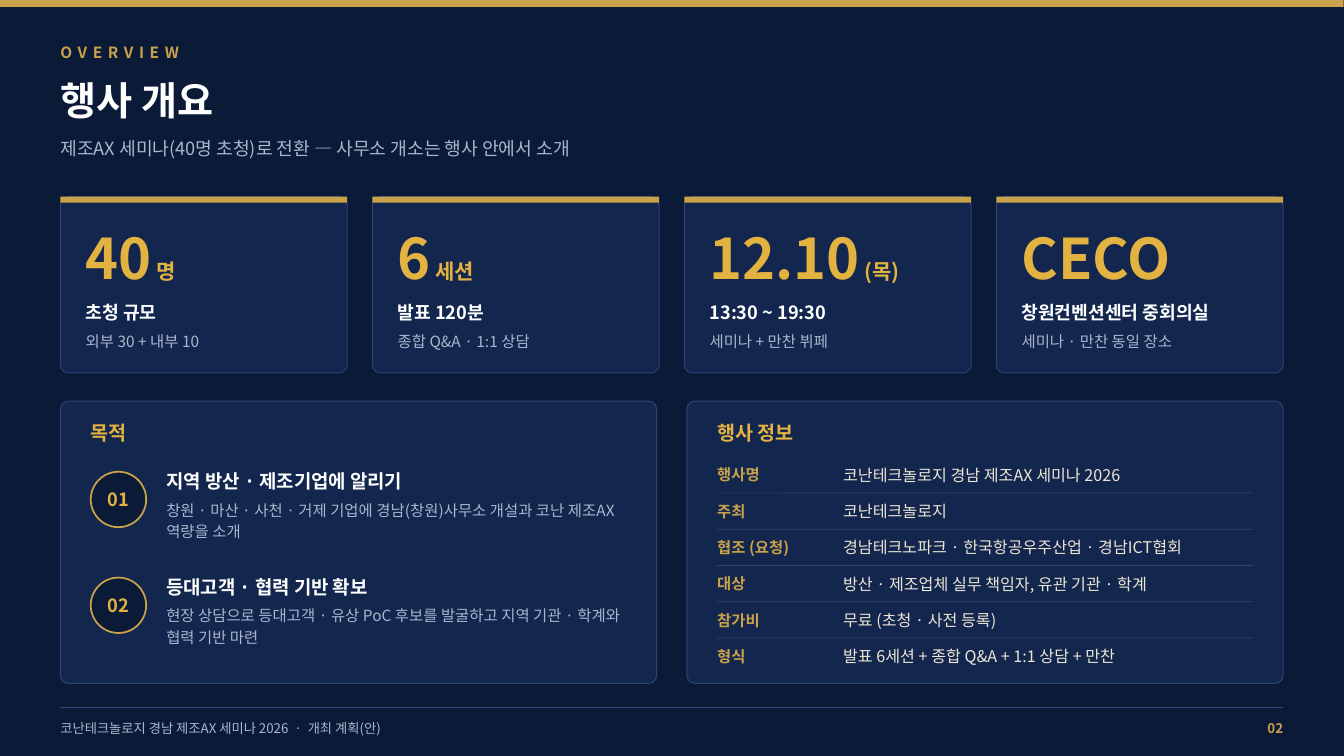
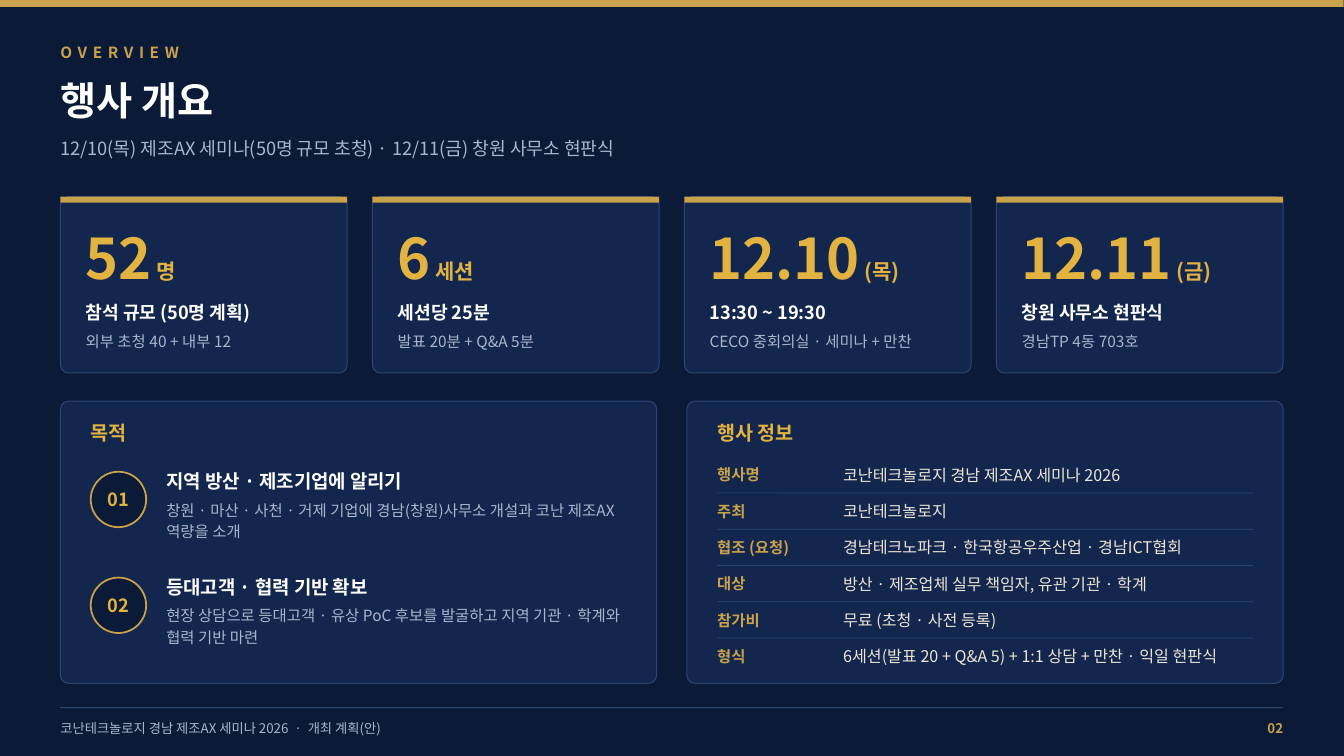
Before and after one commit to Jacob-Yeom/claude, a slide deck: slide 2 of output/changwon_ax_seminar_plan_deck.pptx. Drawn at 1344x756 pixels with LibreOffice and Linux fonts; fonts in the diff are those of the drawing. Boxes give left, top, right and bottom in pixels: in the first picture for what was removed or moved away, otherwise in the second. Text is boxed around its words. In the diff, an @@ line names an element or a change of style, - is before the commit and + after.

```diff
--- a/output/changwon_ax_seminar_plan_deck.pptx
+++ b/output/changwon_ax_seminar_plan_deck.pptx
@@ text at box(60, 140, 614, 159): text changed @@
-제조AX 세미나(40명 초청)로 전환 — 사무소 개소는 행사 안에서 소개
+12/10(목) 제조AX 세미나(50명 규모 초청) · 12/11(금) 창원 사무소 현판식
@@ text at box(86, 237, 175, 281): text changed @@
-40 명
+52 명
@@ text at box(1022, 237, 1212, 283): text changed @@
-CECO
+12.11 (금)
@@ text at box(86, 303, 250, 323): text changed @@
-초청 규모
+참석 규모 (50명 계획)
@@ text at box(398, 303, 490, 321): text changed @@
-발표 120분
+세션당 25분
@@ text at box(1022, 303, 1163, 321): text changed @@
-창원컨벤션센터 중회의실
+창원 사무소 현판식
@@ text at box(86, 334, 231, 348): text changed @@
-외부 30 + 내부 10
+외부 초청 40 + 내부 12
@@ text at box(398, 334, 534, 350): text changed @@
-종합 Q&A · 1:1 상담
+발표 20분 + Q&A 5분
@@ text at box(710, 334, 911, 348): text changed @@
-세미나 + 만찬 뷔페
+CECO 중회의실 · 세미나 + 만찬
@@ text at box(1022, 334, 1139, 348): text changed @@
-세미나 · 만찬 동일 장소
+경남TP 4동 703호
@@ text at box(843, 648, 1218, 665): text changed @@
-발표 6세션 + 종합 Q&A + 1:1 상담 + 만찬
+6세션(발표 20 + Q&A 5) + 1:1 상담 + 만찬 · 익일 현판식
```
Also in this commit, not shown: 9 other slides changed, 4 other files.
